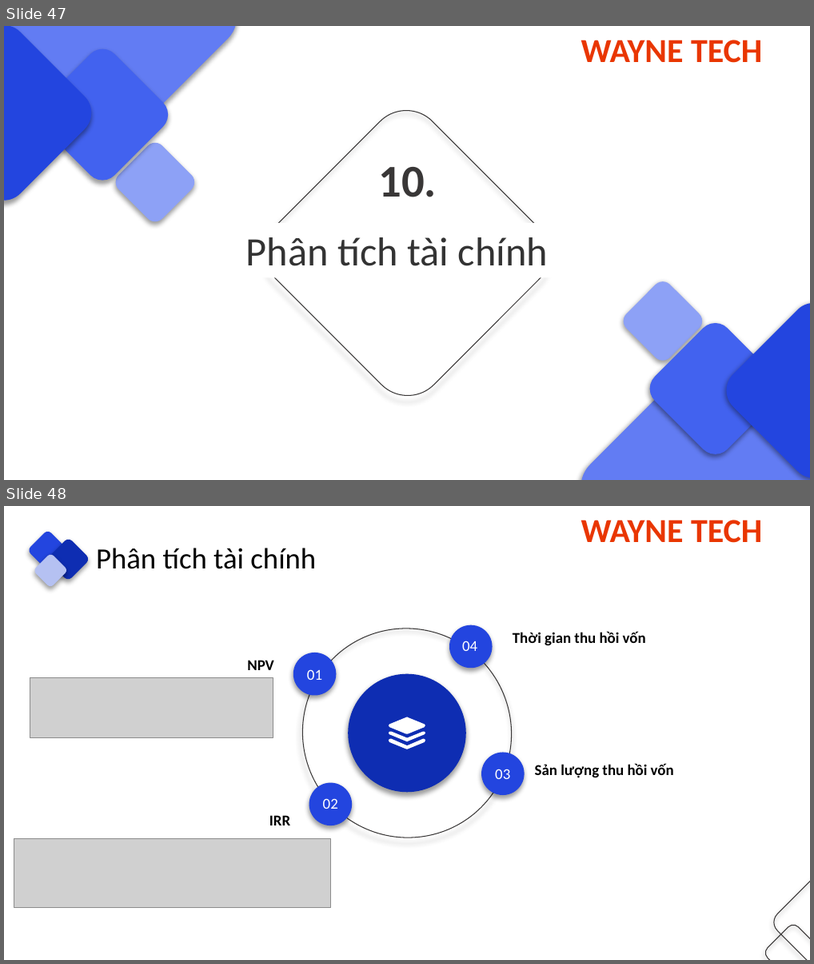
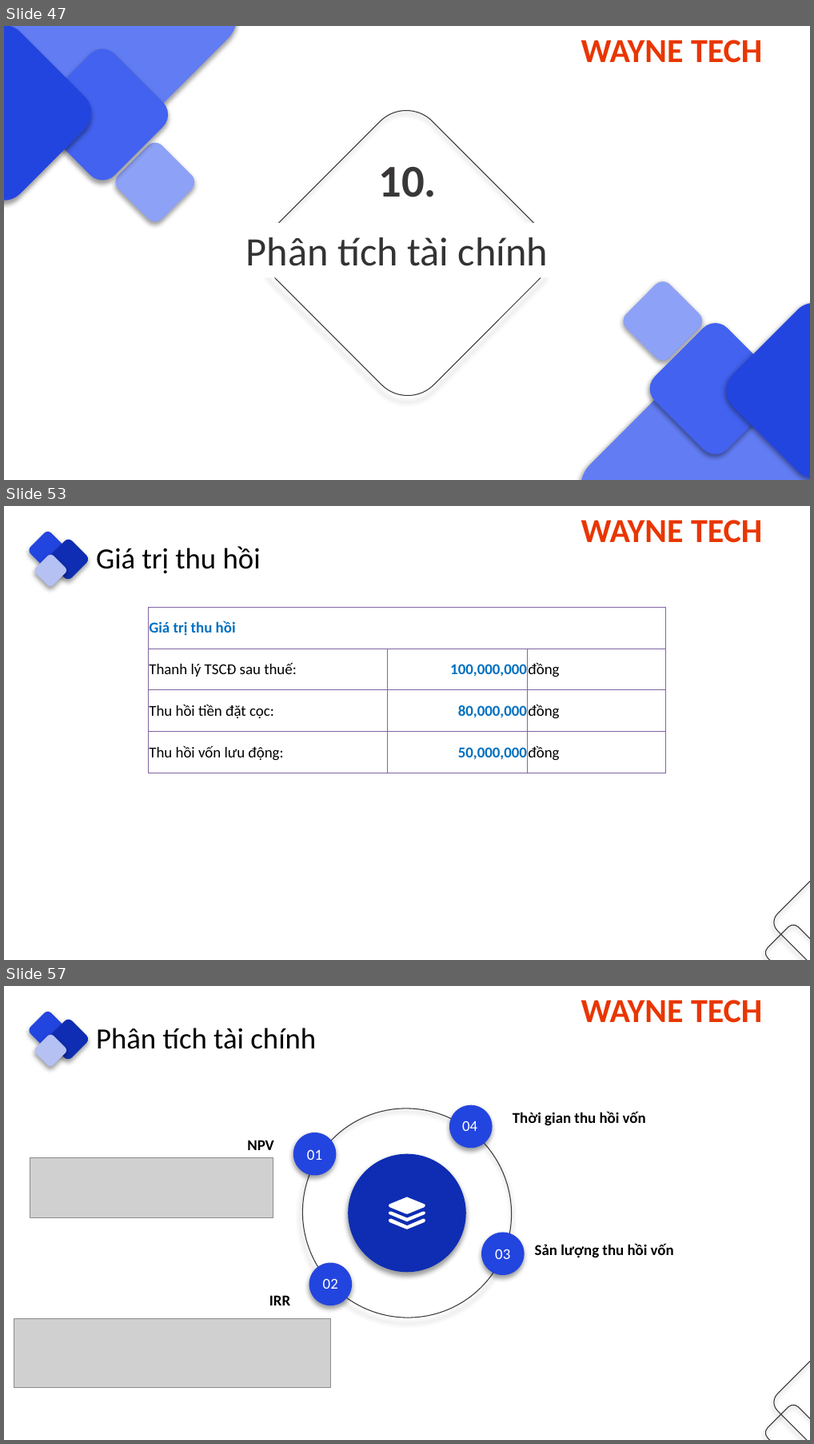
Before and after one commit to danglaiacc/kn, a slide deck: ppt/index.pptx. Shown one above the other, each under a label of ours: slides 47 and 48 before the commit, slides 47, 53 and 57 after it; the slides between them are not shown. The pictures are 814x964 and 814x1444 pixels, drawn with LibreOffice and Linux fonts; fonts in the diff are those of the drawing; grey boxes stand for pictures. Boxes give left, top, right and bottom in pixels: in the first picture for what was removed or moved away, otherwise in the second. Text is boxed around its words. In the diff, an @@ line names an element or a change of style, - is before the commit and + after.

```diff
--- a/ppt/index.pptx
+++ b/ppt/index.pptx
@@ slide 53 added at box(4, 506, 810, 960), background #FFFFFF; not listed: 6 template elements that a slide beside it also shows @@
@@ text added at box(96, 546, 261, 574), 35 pt, text #000000 @@
+Giá trị thu hồi
@@ table added at box(149, 607, 666, 772), 4 rows, 3 columns @@
+Giá trị thu hồi |  | 
+Thanh lý TSCĐ sau thuế: | 100,000,000 | đồng
+Thu hồi tiền đặt cọc: | 80,000,000 | đồng
+Thu hồi vốn lưu động: | 50,000,000 | đồng
@@ what was slide 48 is now slide 57 @@
```
Also in this commit, not shown: 4 slides changed, 8 other slides added, 7 other files.
